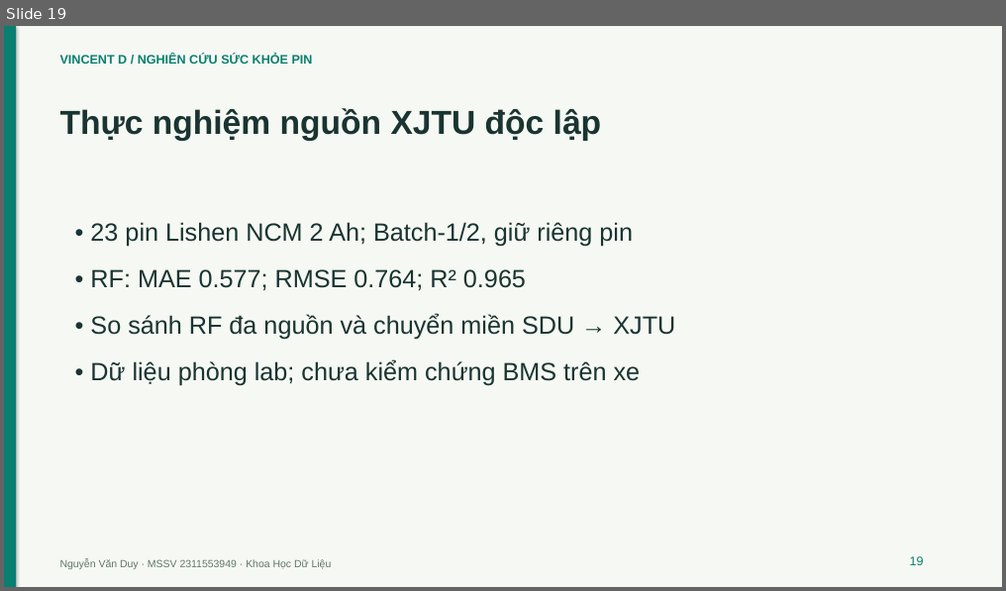
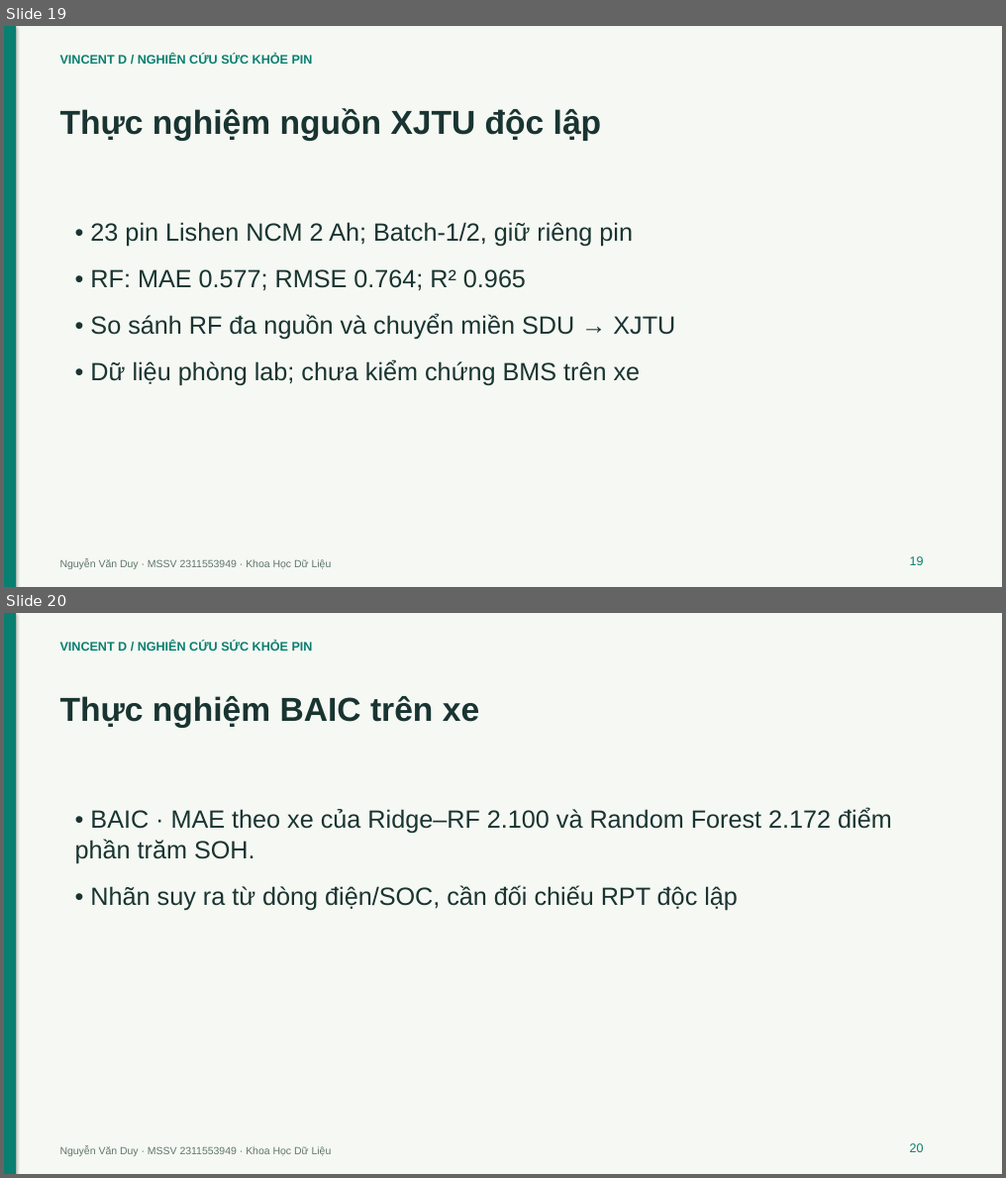
Before and after one commit to VanDuy266/KHOA-LUAN-TOT-NGHIEP, a slide deck: docs/slide-bao-ve.pptx. Shown one above the other, each under a label of ours: slide 19 before the commit, slides 19 and 20 after it. The pictures are 1006x591 and 1006x1178 pixels, drawn with LibreOffice and Linux fonts; fonts in the diff are those of the drawing. Boxes give left, top, right and bottom in pixels: in the first picture for what was removed or moved away, otherwise in the second. Text is boxed around its words. In the diff, an @@ line names an element or a change of style, - is before the commit and + after.

Commit message:
Complete Vincent D handoff and validate web release

```diff
--- a/docs/slide-bao-ve.pptx
+++ b/docs/slide-bao-ve.pptx
@@ slide 20 added at [4,613,1002,1174], background #F6F8F3 @@
@@ rectangle added at [4,613,16,1174], fill #087F70 @@
@@ text added at [60,642,313,651], 12 pt, text #087F70, bold @@
+VINCENT D / NGHIÊN CỨU SỨC KHỎE PIN
@@ text added at [60,696,479,728], 32 pt, text #193431, bold @@
+Thực nghiệm BAIC trên xe
@@ text added at [75,808,892,910], 24 pt, text #193431 @@
+• BAIC · MAE theo xe của Ridge–RF 2.100 và Random Forest 2.172 điểm phần trăm SOH.
+• Nhãn suy ra từ dòng điện/SOC, cần đối chiếu RPT độc lập
@@ text added at [60,1147,332,1157], 10 pt, text #60766D @@
+Nguyễn Văn Duy · MSSV 2311553949 · Khoa Học Dữ Liệu
@@ text added at [910,1144,924,1153], 12 pt, text #087F70 @@
+20
```
Also in this commit, not shown: 5 slides changed, 1 other slide added, 16 other files.
